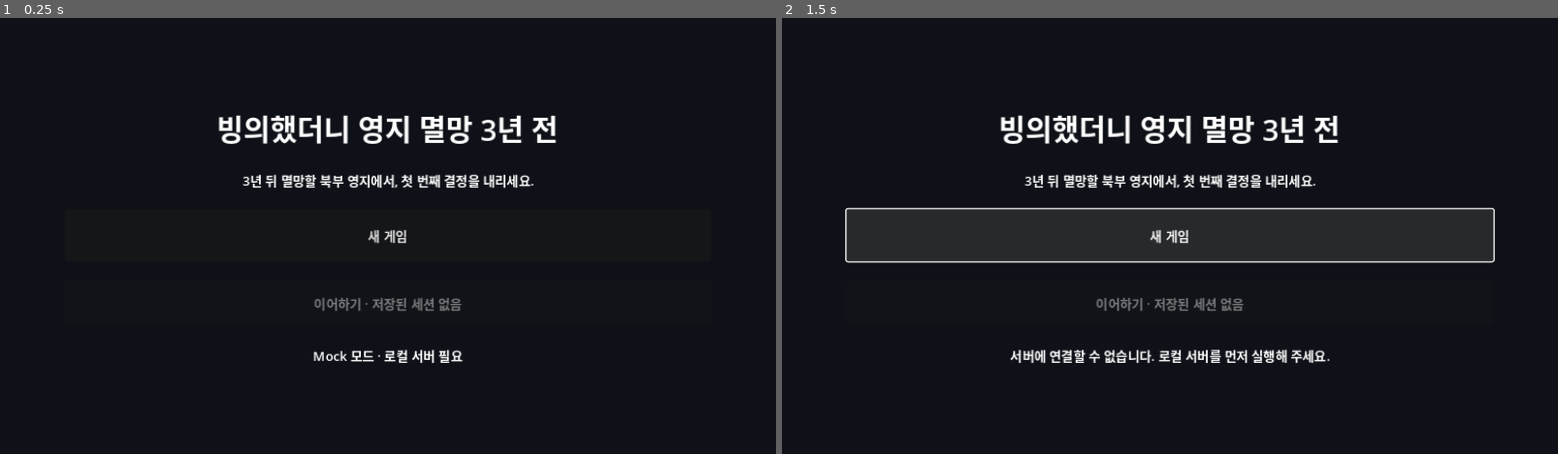
Above: before the commit, frames 1-2 (left to right).
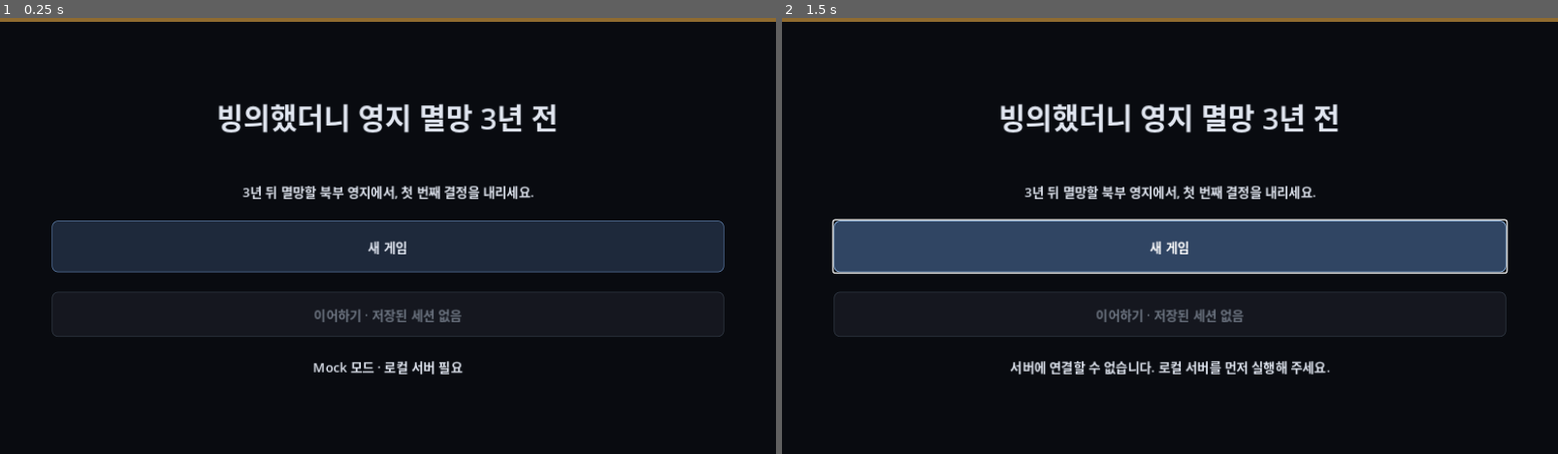
Above: after the commit, the same moments.

Repository: jeong35/media_project
Game: Godot game, scene res://scenes/main.tscn
Two runs of this game, one before a commit and one after it. Both use one fixed random seed, a clock stepped at 60 frames per second and the inputs below.
Inputs:
- Up to frame 1 (0.25 s): no input
- Up to frame 2 (1.5 s): click "새 게임" at 0.5 s; click "새 게임" at 1.25 s

The runs differ from the first frame. In frame 1, 16% of the frame differs, in the area x 0-100%, y 0-82%; in frame 2, 20%.

Commit message:
Add visual foundation for dialogue scenes

Diff:
--- a/client/scenes/main.tscn
+++ b/client/scenes/main.tscn
@@ -1,6 +1,7 @@
-[gd_scene load_steps=2 format=3]
+[gd_scene load_steps=3 format=3]
 
 [ext_resource type="Script" path="res://scripts/main.gd" id="1_main"]
+[ext_resource type="Theme" path="res://themes/game_theme.tres" id="2_theme"]
 
 [node name="Main" type="Control"]
 layout_mode = 3
@@ -10,6 +11,7 @@
 grow_horizontal = 2
 grow_vertical = 2
 script = ExtResource("1_main")
+theme = ExtResource("2_theme")
 
 [node name="Background" type="ColorRect" parent="."]
 layout_mode = 1
@@ -18,7 +20,15 @@
 anchor_bottom = 1.0
 grow_horizontal = 2
 grow_vertical = 2
-color = Color(0.055, 0.067, 0.09, 1)
+color = Color(0.035, 0.045, 0.065, 1)
+
+[node name="TopAccent" type="ColorRect" parent="."]
+layout_mode = 1
+anchors_preset = 10
+anchor_right = 1.0
+offset_bottom = 5.0
+grow_horizontal = 2
+color = Color(0.56, 0.42, 0.19, 1)
 
 [node name="Page" type="MarginContainer" parent="."]
 layout_mode = 1
@@ -27,10 +37,10 @@
 anchor_bottom = 1.0
 grow_horizontal = 2
 grow_vertical = 2
-theme_override_constants/margin_left = 80
-theme_override_constants/margin_top = 20
-theme_override_constants/margin_right = 80
-theme_override_constants/margin_bottom = 20
+theme_override_constants/margin_left = 64
+theme_override_constants/margin_top = 24
+theme_override_constants/margin_right = 64
+theme_override_constants/margin_bottom = 24
 
 [node name="TitleScreen" type="VBoxContainer" parent="Page"]
 layout_mode = 2
@@ -43,6 +53,10 @@
 text = "빙의했더니 영지 멸망 3년 전"
 horizontal_alignment = 1
 
+[node name="Divider" type="HSeparator" parent="Page/TitleScreen"]
+custom_minimum_size = Vector2(0, 2)
+layout_mode = 2
+
 [node name="Description" type="Label" parent="Page/TitleScreen"]
 layout_mode = 2
 text = "3년 뒤 멸망할 북부 영지에서, 첫 번째 결정을 내리세요."
@@ -79,13 +93,55 @@
 text = "내레이션"
 autowrap_mode = 2
 
-[node name="NpcName" type="Label" parent="Page/GameScreen"]
+[node name="NpcStage" type="HBoxContainer" parent="Page/GameScreen"]
+custom_minimum_size = Vector2(0, 132)
+layout_mode = 2
+theme_override_constants/separation = 16
+
+[node name="Portrait" type="PanelContainer" parent="Page/GameScreen/NpcStage"]
+custom_minimum_size = Vector2(160, 132)
+layout_mode = 2
+
+[node name="Content" type="VBoxContainer" parent="Page/GameScreen/NpcStage/Portrait"]
+layout_mode = 2
+alignment = 1
+
+[node name="Initial" type="Label" parent="Page/GameScreen/NpcStage/Portrait/Content"]
+layout_mode = 2
+theme_override_colors/font_color = Color(0.84, 0.7, 0.4, 1)
+theme_override_font_sizes/font_size = 42
+text = "에"
+horizontal_alignment = 1
+
+[node name="Emotion" type="Label" parent="Page/GameScreen/NpcStage/Portrait/Content"]
+layout_mode = 2
+theme_override_colors/font_color = Color(0.58, 0.68, 0.8, 1)
+theme_override_font_sizes/font_size = 13
+text = "침착함"
+horizontal_alignment = 1
+
+[node name="SceneId" type="Label" parent="Page/GameScreen/NpcStage/Portrait/Content"]
+layout_mode = 2
+theme_override_colors/font_color = Color(0.4, 0.47, 0.57, 1)
+theme_override_font_sizes/font_size = 11
+text = "영주 집무실"
+horizontal_alignment = 1
+
+[node name="DialoguePanel" type="PanelContainer" parent="Page/GameScreen/NpcStage"]
+layout_mode = 2
+size_flags_horizontal = 3
+
+[node name="Content" type="VBoxContainer" parent="Page/GameScreen/NpcStage/DialoguePanel"]
+layout_mode = 2
+theme_override_constants/separation = 8
+
+[node name="NpcName" type="Label" parent="Page/GameScreen/NpcStage/DialoguePanel/Content"]
 layout_mode = 2
 theme_override_font_sizes/font_size = 24
 text = "에드윈"
 
-[node name="NpcDialogue" type="Label" parent="Page/GameScreen"]
-custom_minimum_size = Vector2(0, 84)
+[node name="NpcDialogue" type="Label" parent="Page/GameScreen/NpcStage/DialoguePanel/Content"]
+custom_minimum_size = Vector2(0, 68)
 layout_mode = 2
 text = "대사"
 autowrap_mode = 2
--- a/client/scripts/main.gd
+++ b/client/scripts/main.gd
@@ -11,8 +11,11 @@
 @onready var game_screen: VBoxContainer = $Page/GameScreen
 @onready var act_label: Label = $Page/GameScreen/ActLabel
 @onready var narration: Label = $Page/GameScreen/Narration
-@onready var npc_name: Label = $Page/GameScreen/NpcName
-@onready var npc_dialogue: Label = $Page/GameScreen/NpcDialogue
+@onready var npc_name: Label = $Page/GameScreen/NpcStage/DialoguePanel/Content/NpcName
+@onready var npc_dialogue: Label = $Page/GameScreen/NpcStage/DialoguePanel/Content/NpcDialogue
+@onready var npc_initial: Label = $Page/GameScreen/NpcStage/Portrait/Content/Initial
+@onready var npc_emotion: Label = $Page/GameScreen/NpcStage/Portrait/Content/Emotion
+@onready var scene_id_label: Label = $Page/GameScreen/NpcStage/Portrait/Content/SceneId
 @onready var player_input: TextEdit = $Page/GameScreen/PlayerInput
 @onready var send_button: Button = $Page/GameScreen/SendButton
 @onready var feedback: Label = $Page/GameScreen/Feedback
@@ -325,6 +328,9 @@
 	act_label.text = "ACT %s · %s" % [current_act, payload.get("timeLabel", "")]
 	narration.text = scene.get("narration", "")
 	npc_name.text = scene.get("npcName", "")
+	npc_initial.text = npc_name.text.left(1) if not npc_name.text.is_empty() else "?"
+	npc_emotion.text = _translate_emotion(str(scene.get("npcEmotion", "neutral")))
+	scene_id_label.text = _translate_background(str(scene.get("backgroundId", "unknown")))
 	npc_dialogue.text = payload.get("openingDialogue", "")
 	player_input.placeholder_text = "%s에게 답하세요. (최대 300자)" % npc_name.text
 	feedback.text = transition_feedback
@@ -355,6 +361,7 @@
 
 func _show_dialogue(payload: Dictionary) -> void:
 	npc_dialogue.text = payload.get("dialogue", "")
+	npc_emotion.text = _translate_emotion(str(payload.get("emotion", "neutral")))
 	var fallback_note := "\n대화 생성에 실패해 준비된 대사를 사용했습니다." if payload.get("fallbackUsed", false) else ""
 	feedback.text = "%s\n%s%s" % [payload.get("feedback", ""), payload.get("careerFeedback", ""), fallback_note]
 	player_input.hide()
@@ -663,6 +670,28 @@
 	}.get(tone_id, tone_id)
 
 
+func _translate_emotion(emotion_id: String) -> String:
+	return {
+		"neutral": "차분함",
+		"surprised": "놀람",
+		"nervous": "긴장",
+		"urgent": "긴박함",
+		"determined": "결연함",
+		"resolved": "각오",
+		"warm": "다정함",
+		"smiling": "미소"
+	}.get(emotion_id, emotion_id.replace("_", " "))
+
+
+func _translate_background(background_id: String) -> String:
+	return {
+		"study_night": "밤의 영주 집무실",
+		"north_beacon_ruins": "북부 봉화 유적",
+		"community_barley_field": "마력보리 공동밭",
+		"cracked_sky_castle_wall": "균열 아래 성벽"
+	}.get(background_id, background_id.replace("_", " "))
+
+
 func _show_error(message: String) -> void:
 	connection_status.text = message
 	feedback.text = message
--- /dev/null
+++ b/client/themes/game_theme.tres
@@ -0,0 +1,120 @@
+[gd_resource type="Theme" load_steps=9 format=3]
+
+[sub_resource type="StyleBoxFlat" id="StylePanel"]
+bg_color = Color(0.075, 0.09, 0.125, 0.96)
+border_width_left = 1
+border_width_top = 1
+border_width_right = 1
+border_width_bottom = 1
+border_color = Color(0.28, 0.36, 0.48, 0.75)
+corner_radius_top_left = 10
+corner_radius_top_right = 10
+corner_radius_bottom_right = 10
+corner_radius_bottom_left = 10
+content_margin_left = 18.0
+content_margin_top = 14.0
+content_margin_right = 18.0
+content_margin_bottom = 14.0
+
+[sub_resource type="StyleBoxFlat" id="StyleButton"]
+bg_color = Color(0.12, 0.16, 0.23, 1)
+border_width_left = 1
+border_width_top = 1
+border_width_right = 1
+border_width_bottom = 1
+border_color = Color(0.31, 0.42, 0.57, 1)
+corner_radius_top_left = 7
+corner_radius_top_right = 7
+corner_radius_bottom_right = 7
+corner_radius_bottom_left = 7
+content_margin_left = 18.0
+content_margin_right = 18.0
+
+[sub_resource type="StyleBoxFlat" id="StyleButtonHover"]
+bg_color = Color(0.19, 0.27, 0.39, 1)
+border_width_left = 1
+border_width_top = 1
+border_width_right = 1
+border_width_bottom = 1
+border_color = Color(0.54, 0.7, 0.88, 1)
+corner_radius_top_left = 7
+corner_radius_top_right = 7
+corner_radius_bottom_right = 7
+corner_radius_bottom_left = 7
+content_margin_left = 18.0
+content_margin_right = 18.0
+
+[sub_resource type="StyleBoxFlat" id="StyleButtonPressed"]
+bg_color = Color(0.37, 0.28, 0.14, 1)
+border_width_left = 1
+border_width_top = 1
+border_width_right = 1
+border_width_bottom = 1
+border_color = Color(0.88, 0.7, 0.36, 1)
+corner_radius_top_left = 7
+corner_radius_top_right = 7
+corner_radius_bottom_right = 7
+corner_radius_bottom_left = 7
+content_margin_left = 18.0
+content_margin_right = 18.0
+
+[sub_resource type="StyleBoxFlat" id="StyleButtonDisabled"]
+bg_color = Color(0.09, 0.1, 0.13, 0.85)
+border_width_left = 1
+border_width_top = 1
+border_width_right = 1
+border_width_bottom = 1
+border_color = Color(0.2, 0.23, 0.28, 0.8)
+corner_radius_top_left = 7
+corner_radius_top_right = 7
+corner_radius_bottom_right = 7
+corner_radius_bottom_left = 7
+
+[sub_resource type="StyleBoxFlat" id="StyleTextEdit"]
+bg_color = Color(0.045, 0.055, 0.078, 0.96)
+border_width_left = 1
+border_width_top = 1
+border_width_right = 1
+border_width_bottom = 1
+border_color = Color(0.27, 0.36, 0.49, 1)
+corner_radius_top_left = 7
+corner_radius_top_right = 7
+corner_radius_bottom_right = 7
+corner_radius_bottom_left = 7
+content_margin_left = 12.0
+content_margin_top = 10.0
+content_margin_right = 12.0
+content_margin_bottom = 10.0
+
+[sub_resource type="StyleBoxFlat" id="StyleProgressBackground"]
+bg_color = Color(0.04, 0.05, 0.07, 1)
+corner_radius_top_left = 5
+corner_radius_top_right = 5
+corner_radius_bottom_right = 5
+corner_radius_bottom_left = 5
+
+[sub_resource type="StyleBoxFlat" id="StyleProgressFill"]
+bg_color = Color(0.78, 0.28, 0.22, 1)
+corner_radius_top_left = 5
+corner_radius_top_right = 5
+corner_radius_bottom_right = 5
+corner_radius_bottom_left = 5
+
+[resource]
+default_font_size = 16
+Button/colors/font_color = Color(0.9, 0.92, 0.96, 1)
+Button/colors/font_disabled_color = Color(0.42, 0.45, 0.5, 1)
+Button/colors/font_hover_color = Color(1, 1, 1, 1)
+Button/colors/font_pressed_color = Color(1, 0.93, 0.76, 1)
+Button/font_sizes/font_size = 16
+Button/styles/disabled = SubResource("StyleButtonDisabled")
+Button/styles/hover = SubResource("StyleButtonHover")
+Button/styles/normal = SubResource("StyleButton")
+Button/styles/pressed = SubResource("StyleButtonPressed")
+Label/colors/font_color = Color(0.88, 0.9, 0.94, 1)
+PanelContainer/styles/panel = SubResource("StylePanel")
+ProgressBar/styles/background = SubResource("StyleProgressBackground")
+ProgressBar/styles/fill = SubResource("StyleProgressFill")
+TextEdit/colors/font_color = Color(0.9, 0.92, 0.96, 1)
+TextEdit/colors/font_placeholder_color = Color(0.47, 0.52, 0.61, 1)
+TextEdit/styles/normal = SubResource("StyleTextEdit")
Not shown, changed: docs/development/mock_vertical_slice_development_report.md
Not shown, changed: output/pdf/mock_vertical_slice_development_report.pdf
